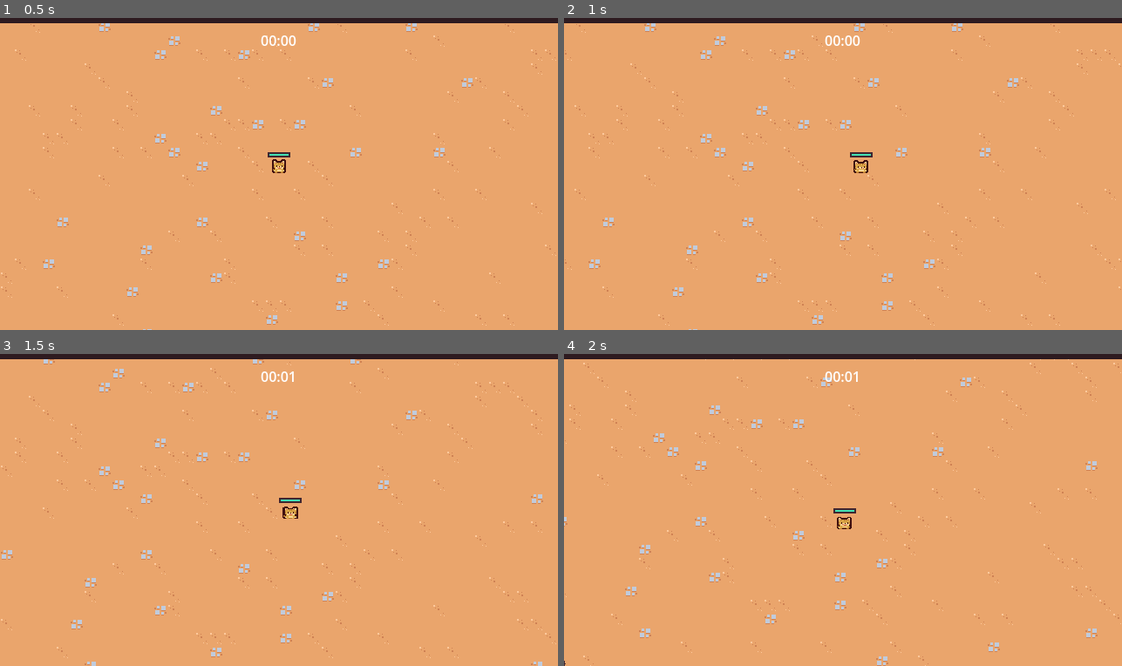
Above: before the commit, frames 1-4 (two rows, left to right).
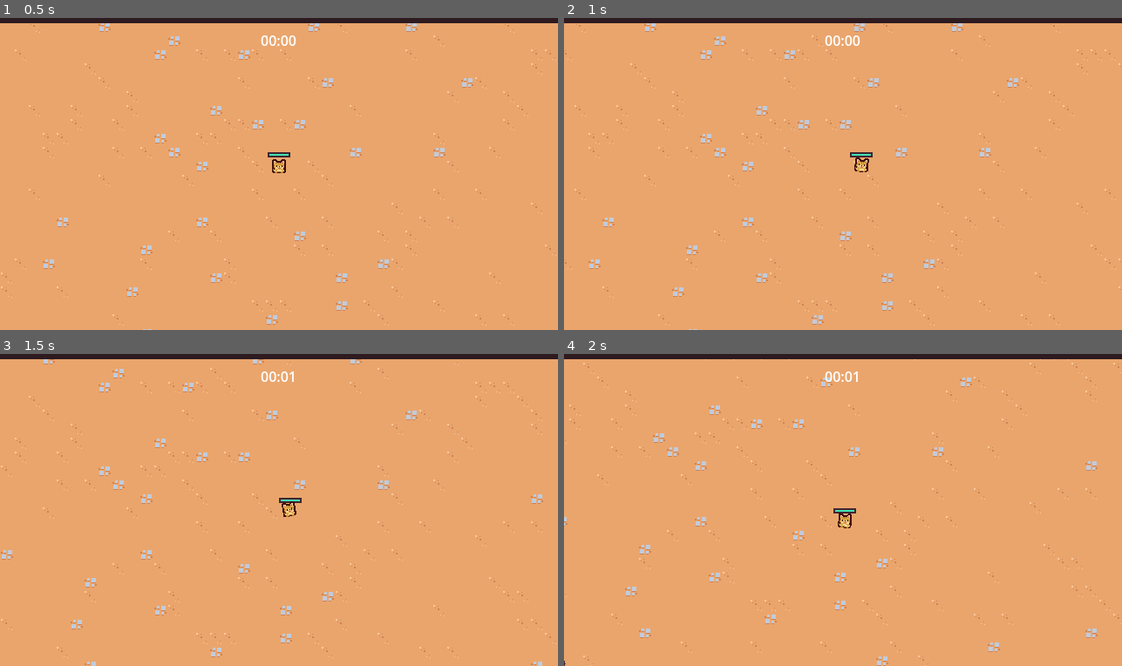
Above: after the commit, the same moments.

Repository: sorunaway/2d_survivors_demo_by_Godot
Game: Godot game, scene res://scenes/main/Main.tscn
The game is run twice, just before and just after one commit, with the same random seed, the same clock (stepped at 60 frames per second) and the same inputs.
Inputs (mouse positions are in pixels of both pictures, inside the frame that each line leads up to):
- Up to frame 1 (0.5 s): no input
- Up to frame 2 (1 s): tap Enter at 0.5 s; move the mouse to (965, 158) at 0.52 s; press the mouse at (965, 158) at 0.53 s; hold D (move_right) from 0.53 s (still down)
- Up to frame 3 (1.5 s): move the mouse to (167, 525) at 1.27 s; release D (move_right) at 1.28 s; release the mouse at (167, 525) at 1.28 s; hold S (move_down) from 1.28 s (still down); click (167, 525) at 1.35 s
- Up to frame 4 (2 s): keep holding S (move_down)

Frame 1 is identical in both runs. In frame 2, less than 0.1% of the frame differs, in the area x 51-55%, y 44-50%; in frame 3, 0.1%, in the area x 50-54%, y 47-53%; in frame 4, 0.1%.

Commit message:
增加新敌人
增加新敌人，随游戏进程调整刷新权重

Diff:
--- a/scenes/component/velocity_component.gd
+++ b/scenes/component/velocity_component.gd
@@ -28,6 +28,11 @@
 	velocity = velocity.lerp(desired_velocity, 1 - exp(-acceleration * get_process_delta_time()))
 
 
+# 减速
+func decelerate():
+	accelerate_in_direction(Vector2.ZERO)
+
+
 # 移动
 func move(character_body: CharacterBody2D):
 	character_body.velocity = velocity
--- a/scenes/game_object/player/player.tscn
+++ b/scenes/game_object/player/player.tscn
@@ -46,6 +46,7 @@
 
 [sub_resource type="Animation" id="Animation_w2dk2"]
 resource_name = "idle"
+length = 0.8
 loop_mode = 1
 step = 0.05
 tracks/0/type = "value"
@@ -55,7 +56,7 @@
 tracks/0/interp = 2
 tracks/0/loop_wrap = true
 tracks/0/keys = {
-"times": PackedFloat32Array(0, 0.25, 0.5, 0.75),
+"times": PackedFloat32Array(0, 0.2, 0.4, 0.6),
 "transitions": PackedFloat32Array(0.5, 2, 0.5, 2),
 "update": 0,
 "values": [Vector2(1, 1), Vector2(0.94, 1.06), Vector2(1, 1), Vector2(1.06, 0.94)]
@@ -67,7 +68,7 @@
 tracks/1/interp = 2
 tracks/1/loop_wrap = true
 tracks/1/keys = {
-"times": PackedFloat32Array(0, 0.25, 0.5, 0.75),
+"times": PackedFloat32Array(0, 0.2, 0.4, 0.6),
 "transitions": PackedFloat32Array(1, 1, 1, 1),
 "update": 0,
 "values": [Vector2(0, 0), Vector2(0, -1), Vector2(0, 0), Vector2(0, 0)]
@@ -79,7 +80,7 @@
 tracks/2/interp = 2
 tracks/2/loop_wrap = true
 tracks/2/keys = {
-"times": PackedFloat32Array(0, 0.25, 0.5, 0.75),
+"times": PackedFloat32Array(0, 0.2, 0.4, 0.6),
 "transitions": PackedFloat32Array(1, 1, 1, 1),
 "update": 0,
 "values": [0.0, 0.0, 0.0, 0.0]
@@ -99,6 +100,7 @@
 
 [sub_resource type="Animation" id="Animation_7bdub"]
 resource_name = "walk"
+length = 0.8
 loop_mode = 1
 step = 0.05
 tracks/0/type = "value"
@@ -108,8 +110,8 @@
 tracks/0/interp = 2
 tracks/0/loop_wrap = true
 tracks/0/keys = {
-"times": PackedFloat32Array(0, 0.2, 0.4, 0.5, 0.7, 0.9),
-"transitions": PackedFloat32Array(0.659754, 1.23114, 2, 0.659754, 1.23114, 2),
+"times": PackedFloat32Array(0, 0.15, 0.3, 0.4, 0.55, 0.7),
+"transitions": PackedFloat32Array(0.5, 1.23114, 2, 0.5, 1.23114, 2),
 "update": 0,
 "values": [Vector2(0, 0), Vector2(0, -3), Vector2(0, 0), Vector2(0, 0), Vector2(0, -3), Vector2(0, 0)]
 }
@@ -120,8 +122,8 @@
 tracks/1/interp = 2
 tracks/1/loop_wrap = true
 tracks/1/keys = {
-"times": PackedFloat32Array(0, 0.15, 0.45, 0.5, 0.65, 0.95),
-"transitions": PackedFloat32Array(1, 1, 1, 1, 1, 1),
+"times": PackedFloat32Array(0, 0.1, 0.3, 0.4, 0.5, 0.7),
+"transitions": PackedFloat32Array(0.5, 1, 1, 0.5, 1, 1),
 "update": 0,
 "values": [0.0, -0.174533, 0.0, 0.0, 0.174533, 0.0]
 }
@@ -132,8 +134,8 @@
 tracks/2/interp = 1
 tracks/2/loop_wrap = true
 tracks/2/keys = {
-"times": PackedFloat32Array(0, 0.25, 0.45, 0.5, 0.75, 0.95),
-"transitions": PackedFloat32Array(1, 1.56917, 1.8025, 0.63728, 1.56917, 1.8025),
+"times": PackedFloat32Array(0, 0.2, 0.35, 0.4, 0.6, 0.75),
+"transitions": PackedFloat32Array(0.5, 1.56917, 1.8025, 0.5, 1.56917, 1.8025),
 "update": 0,
 "values": [Vector2(1, 1), Vector2(0.94, 1.06), Vector2(1.1, 0.9), Vector2(1, 1), Vector2(0.94, 1.06), Vector2(1.1, 0.9)]
 }
--- a/scenes/game_object/wizard_enemy/wizard_enemy.gd
+++ b/scenes/game_object/wizard_enemy/wizard_enemy.gd
@@ -4,11 +4,15 @@
 @onready var visuals: Node2D = $Visuals
 
 var last_flip_direction:int = 1
-
+var is_moving = false
 
 
 func _process(delta: float) -> void:
-	velocity_component.accelerate_to_player()
+	if is_moving:
+		velocity_component.accelerate_to_player()
+	else:
+		velocity_component.decelerate()
+
 	velocity_component.move(self)
 	update_flip_direction(velocity)
 
@@ -18,3 +22,7 @@
 	if move_sign != 0 && move_sign != last_flip_direction:
 		visuals.scale = Vector2(move_sign, 1)
 		last_flip_direction = move_sign
+
+
+func set_is_moving(moving: bool):
+	is_moving = moving
--- a/scenes/game_object/wizard_enemy/wizard_enemy.tscn
+++ b/scenes/game_object/wizard_enemy/wizard_enemy.tscn
@@ -3,7 +3,7 @@
 [ext_resource type="Texture2D" uid="uid://j7357xvbqgr8" path="res://scenes/game_object/wizard_enemy/wizard_enemy.png" id="1_43j36"]
 [ext_resource type="Script" uid="uid://cvp6rfl75vgwl" path="res://scenes/game_object/wizard_enemy/wizard_enemy.gd" id="1_qct4f"]
 [ext_resource type="PackedScene" uid="uid://c65806m5fijo2" path="res://scenes/component/death_component.tscn" id="2_4jk3l"]
-[ext_resource type="PackedScene" uid="uid://7lgb1wrn5yt5" path="res://Scenes/Component/velocity_component.tscn" id="2_qgqx6"]
+[ext_resource type="PackedScene" uid="uid://7lgb1wrn5yt5" path="res://scenes/component/velocity_component.tscn" id="2_qgqx6"]
 [ext_resource type="PackedScene" uid="uid://cypxhbxv6dqlt" path="res://scenes/component/health_component.tscn" id="2_ukqif"]
 [ext_resource type="PackedScene" uid="uid://c0gxsvbrgvhdu" path="res://scenes/component/hurtbox_component.tscn" id="4_865ah"]
 [ext_resource type="PackedScene" uid="uid://bq2h0xvajr24r" path="res://scenes/component/spot_drop_component.tscn" id="7_rquut"]
--- a/scenes/manager/arena_time_manager.gd
+++ b/scenes/manager/arena_time_manager.gd
@@ -15,7 +15,7 @@
 	arena_timer.timeout.connect(on_arena_timer_timeout)
 
 func _process(delta: float) -> void:
-	#总时间-当前难度*难度时间间隔 = 每过间隔时间，难度+1
+	#总时间-当前难度+1*难度时间间隔 = 每过间隔时间，难度+1 (默认每5秒难度+1)
 	var next_time_target = arena_timer.wait_time - ((arena_difficulty + 1) * DIFFICULTY_INTERVAL)
 	if arena_timer.time_left <= next_time_target:
 		arena_difficulty += 1
@@ -27,5 +27,6 @@
 
 
 func on_arena_timer_timeout():
+	# 计时结束时游戏胜利结算
 	var end_screen_scene_intance = end_screen_scene.instantiate()
 	add_child(end_screen_scene_intance)
--- a/scenes/manager/enemy_manager.gd
+++ b/scenes/manager/enemy_manager.gd
@@ -3,14 +3,17 @@
 const SPAWN_RADIUS = 400
 
 @export var basic_enemy_scene : PackedScene
+@export var wizard_enemy_scene: PackedScene
 @export var arena_time_manager : Node
 
 @onready var timer = $Timer
 
 var base_spawn_time = 0
+var enemy_table = WeightedTable.new()
 
 
 func _ready() -> void:
+	enemy_table.add_item(basic_enemy_scene, 10)
 	base_spawn_time = timer.wait_time
 	timer.timeout.connect(on_timer_timeout)
 	arena_time_manager.arena_difficulty_increased.connect(on_arena_difficulty_increased)
@@ -48,7 +51,8 @@
 	if player == null:
 		return
 
-	var enemy_node = basic_enemy_scene.instantiate()
+	var enemy_scene = enemy_table.pick_item()
+	var enemy_node = enemy_scene.instantiate() as Node2D
 
 	#添加到实体层
 	var entities_layer = get_tree().get_first_node_in_group("entities_layer")
@@ -61,3 +65,6 @@
 	var time_off = (0.1 / 12) * arena_difficulty
 	time_off = min(time_off, 0.7)
 	timer.wait_time = base_spawn_time - time_off
+
+	if arena_difficulty == 6:
+		enemy_table.add_item(wizard_enemy_scene, 20)
--- a/scenes/manager/enemy_manager.tscn
+++ b/scenes/manager/enemy_manager.tscn
@@ -1,11 +1,13 @@
-[gd_scene load_steps=3 format=3 uid="uid://bgja0m1bugvkb"]
+[gd_scene load_steps=4 format=3 uid="uid://bgja0m1bugvkb"]
 
 [ext_resource type="Script" uid="uid://bxjcad607cmpb" path="res://scenes/manager/enemy_manager.gd" id="1_kao58"]
 [ext_resource type="PackedScene" uid="uid://dt7se0jn8seph" path="res://scenes/game_object/basic_enemy/basic_enemy.tscn" id="2_ftnxu"]
+[ext_resource type="PackedScene" uid="uid://bvkhms068n6rx" path="res://scenes/game_object/wizard_enemy/wizard_enemy.tscn" id="3_bortd"]
 
 [node name="EnemyManager" type="Node"]
 script = ExtResource("1_kao58")
 basic_enemy_scene = ExtResource("2_ftnxu")
+wizard_enemy_scene = ExtResource("3_bortd")
 
 [node name="Timer" type="Timer" parent="."]
 one_shot = true
--- /dev/null
+++ b/scripts/weighted_table.gd
@@ -0,0 +1,18 @@
+class_name WeightedTable
+
+var items: Array[Dictionary] = []
+var weight_sum = 0
+
+
+func add_item(item, weight: int):
+	items.append({"item": item, "weight": weight})
+	weight_sum += weight
+
+
+func pick_item():
+	var chosen_weight = randi_range(1, weight_sum) # 挑选权重
+	var iteration_sum = 0
+	for item in items:
+		iteration_sum += item["weight"]
+		if chosen_weight <= iteration_sum:
+			return item["item"]
Not shown, added: scripts/weighted_table.gd.uid
